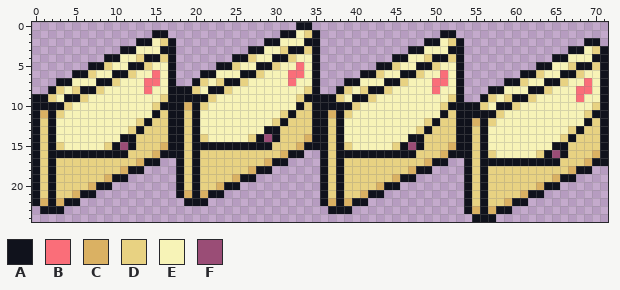
Sprite sheet, stored at Entities/Coin/bouncing letter.png. The picture above was drawn from the file before the commit.
The file is 72x25 pixels.
Palette (. is transparent): A #10121c  B #fa6e79  C #dab163  D #e8d282  E #f7f3b7  F #9a4d76
Pixels before, first column x 0:
 0 .................................AA.....................................
 1 ...............AA..............AAEDA...............AA...................
 2 .............AAEDA...........AAEEEAA.............AAEDA...............AA.
 3 ...........AAEEEAA.........AAEEDAADA...........AAEEEAA.............AAEDA
 4 .........AAEEDAADA.......AADEEAADEEA.........AAEEDAADA...........AAEEEAA
 5 .......AADEEAADEEA.....AADEEAADEEBEA.......AADEEAADEEA.........AAEEDAADA
 6 .....AADEEAADEEBEA...AAEEEAADEEEBBEA.....AADEEAADEEBEA.......AADEEAADEEA
 7 ...AAEEEAADEEEBBEA..ADEDAADEEEEEBEEA...AAEEEAADEEEBBEA.....AADEEAADEEBEA
 8 ..ADEDAADEEEEEBEEAAADEAADEEEEEEEEEDA..ADEDAADEEEEEBEEA...AAEEEAADEEEBBEA
 9 AADEAADEEEEEEEEEDAAAAADEEEEEEEEEEDAAAADEAADEEEEEEEEEDA..ADEDAADEEEEEBEEA
10 AAAADEEEEEEEEEEDAAACADEEEEEEEEEEEADAAAAADEEEEEEEEEEDAAAADEAADEEEEEEEEEDA
11 ACADEEEEEEEEEEEADAADAEEEEEEEEEEDADDAACADEEEEEEEEEEEADAAAAADEEEEEEEEEEDAA
12 ADAEEEEEEEEEEDADDAADAEEEEEEEEEDADDDAADAEEEEEEEEEEDADDAACADEEEEEEEEEEEADA
13 ADAEEEEEEEEEDADDDAADAEEEEEEEEAADDDDAADAEEEEEEEEEDADDDAADAEEEEEEEEEEDADDA
14 ADAEEEEEEEEAADDDDAADADEEEEEDAFADDDCAADAEEEEEEEEAADDDDAADAEEEEEEEEEDADDDA
15 ADADEEEEEDAFADDDCAADAAAAAAAAAADDDCAAADADEEEEEDAFADDDCAADAEEEEEEEEAADDDDA
16 ADAAAAAAAAAADDDCAAADADDDDDDDDDDCAA..ADAAAAAAAAAADDDCAAADADEEEEEDAFADDDCA
17 ADADDDDDDDDDDCAA..ADADDDDDDDDCAA....ADADDDDDDDDDDCAA..ADAAAAAAAAAADDDCAA
18 ADADDDDDDDDCAA....ADADDDDDDCAA......ADADDDDDDDDCAA....ADADDDDDDDDDDCAA..
19 ADADDDDDDCAA......ADADDDDCAA........ADADDDDDDCAA......ADADDDDDDDDCAA....
20 ADADDDDCAA........ADADDCAA..........ADADDDDCAA........ADADDDDDDCAA......
21 ADADDCAA..........ACACAA............ADADDCAA..........ADADDDDCAA........
22 ACACAA.............AAA..............ACACAA............ADADDCAA..........
23 .AAA.................................AAA..............ACACAA............
24 .......................................................AAA..............
After:
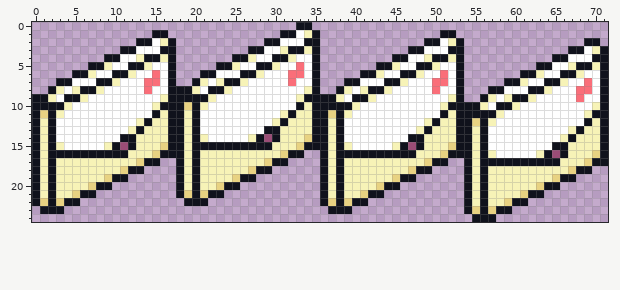
Diff:
colour C: #dab163 -> #e8d282
colour D: #e8d282 -> #f7f3b7
colour E: #f7f3b7 -> #ffffff
